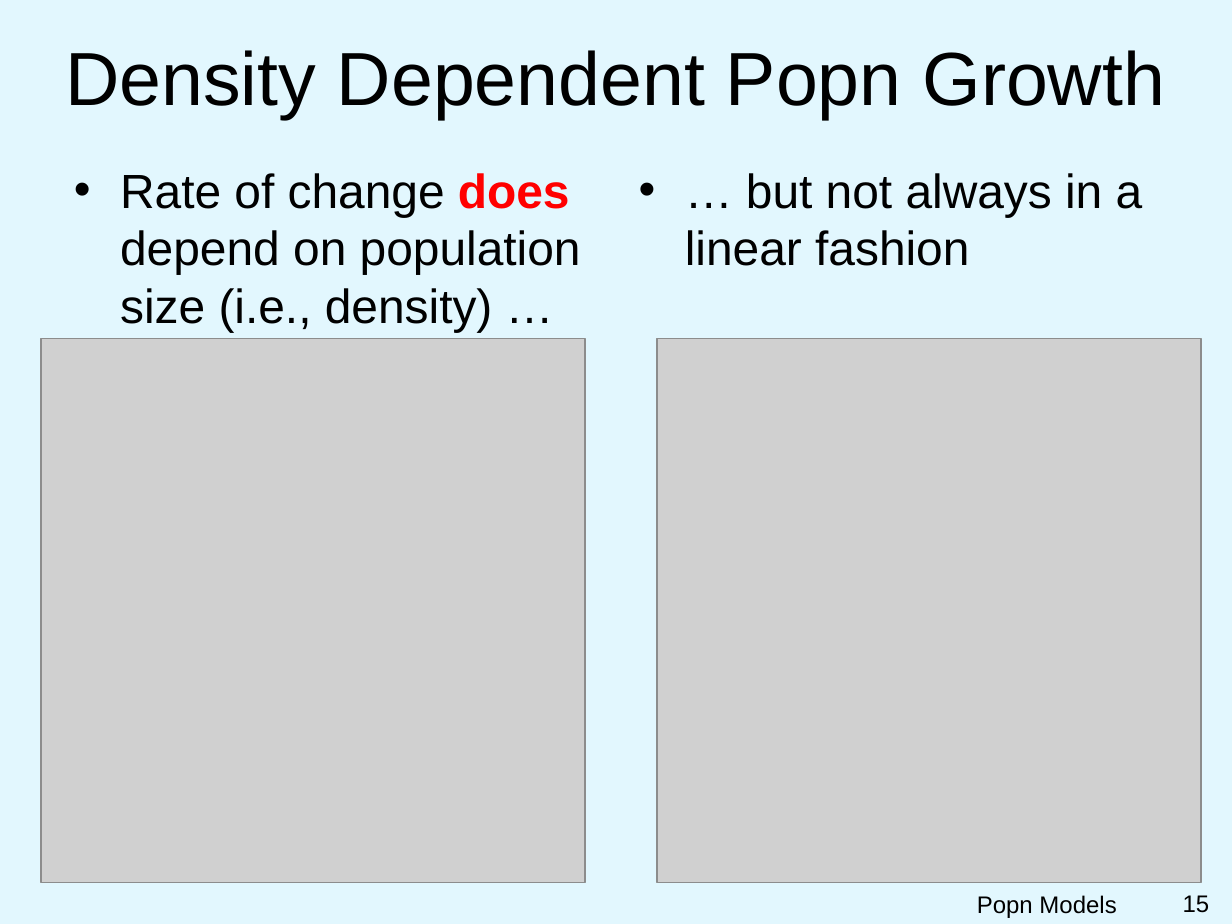
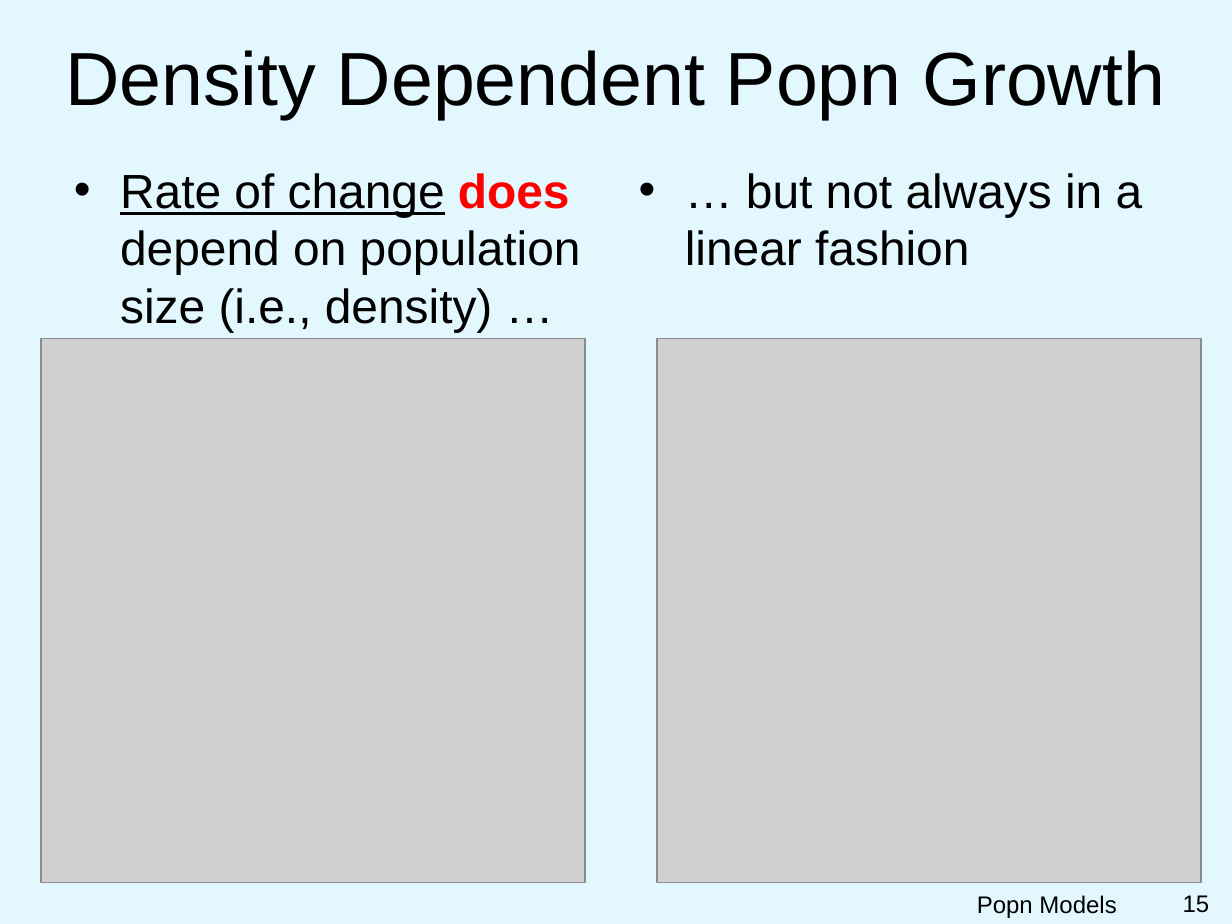
Before and after one commit to droglenc/NCNRS349, a slide deck: slide 15 of modules/FoundationalModels/PPT_Models.pptx. Drawn at 1232x924 pixels with LibreOffice and Linux fonts; fonts in the diff are those of the drawing; grey boxes stand for pictures; background and template pictures are left out. Boxes give left, top, right and bottom in pixels: in the first picture for what was removed or moved away, otherwise in the second. Text is boxed around its words. In the diff, an @@ line names an element or a change of style, - is before the commit and + after.

```diff
--- a/modules/FoundationalModels/PPT_Models.pptx
+++ b/modules/FoundationalModels/PPT_Models.pptx
@@ text "Rate of change does depend ..." at <box>120,173,581,332</box>: underline on in "Rate of change" @@
```
Also in this commit, not shown: 2 other slides changed.
